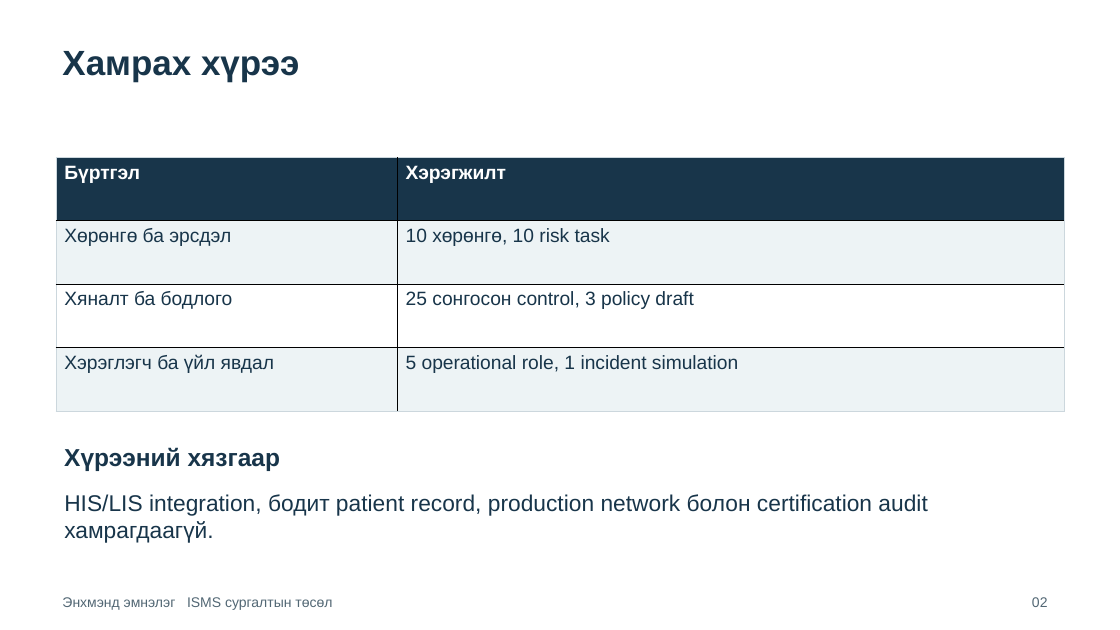
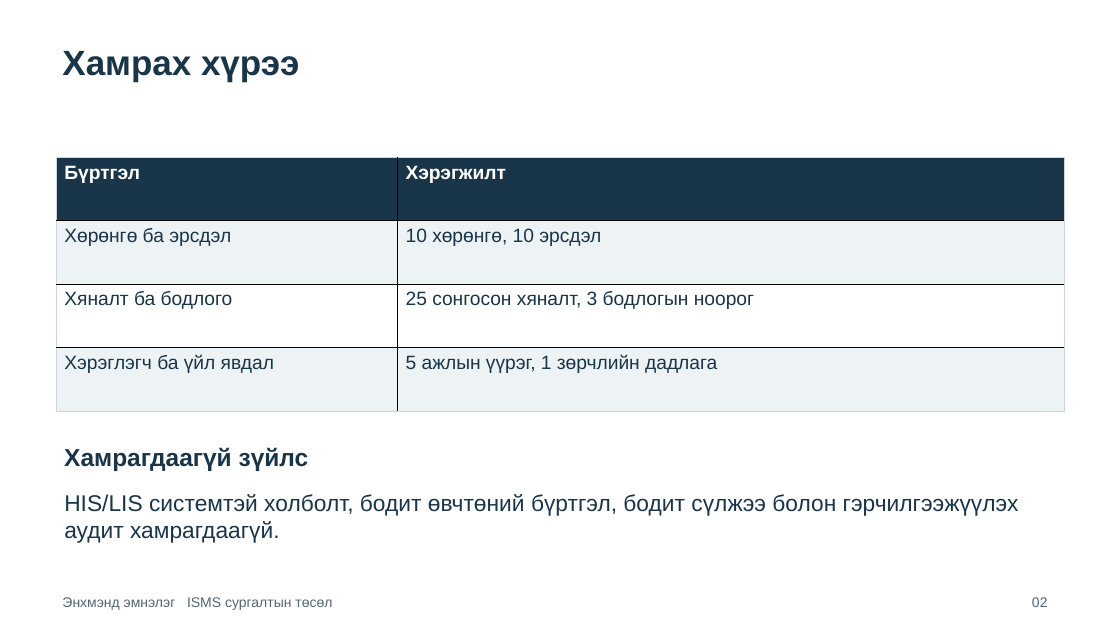
Before and after one commit to MfKero/enkhmend_isms, a slide deck: slide 2 of deliverables/Enkhmend-ISMS-Presentation.pptx. Drawn at 1120x630 pixels with LibreOffice and Linux fonts; fonts in the diff are those of the drawing. Boxes give left, top, right and bottom in pixels: in the first picture for what was removed or moved away, otherwise in the second. Text is boxed around its words. In the diff, an @@ line names an element or a change of style, - is before the commit and + after.

```diff
--- a/deliverables/Enkhmend-ISMS-Presentation.pptx
+++ b/deliverables/Enkhmend-ISMS-Presentation.pptx
@@ table at (56, 158, 1065, 412) @@
-row 2, column 2: 10 хөрөнгө, 10 risk task
+row 2, column 2: 10 хөрөнгө, 10 эрсдэл
-row 3, column 2: 25 сонгосон control, 3 policy draft
+row 3, column 2: 25 сонгосон хяналт, 3 бодлогын ноорог
-row 4, column 2: 5 operational role, 1 incident simulation
+row 4, column 2: 5 ажлын үүрэг, 1 зөрчлийн дадлага
@@ text at (64, 447, 309, 471): text changed @@
-Хүрээний хязгаар
+Хамрагдаагүй зүйлс
@@ text at (64, 494, 1019, 543): text changed @@
-HIS/LIS integration, бодит patient record, production network болон certification audit хамрагдаагүй.
+HIS/LIS системтэй холболт, бодит өвчтөний бүртгэл, бодит сүлжээ болон гэрчилгээжүүлэх аудит хамрагдаагүй.
```
Also in this commit, not shown: 10 other slides changed, 29 other files.
